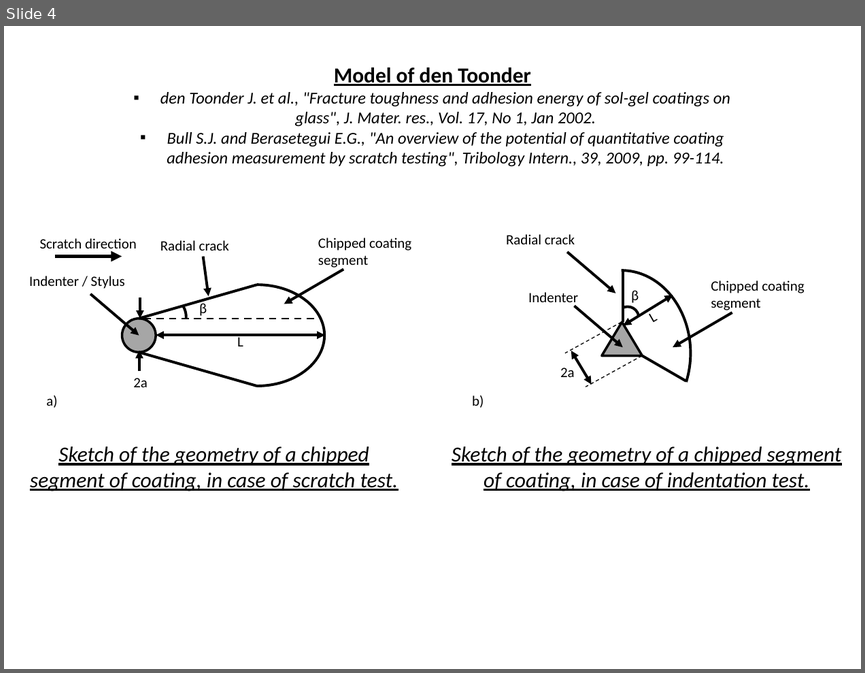
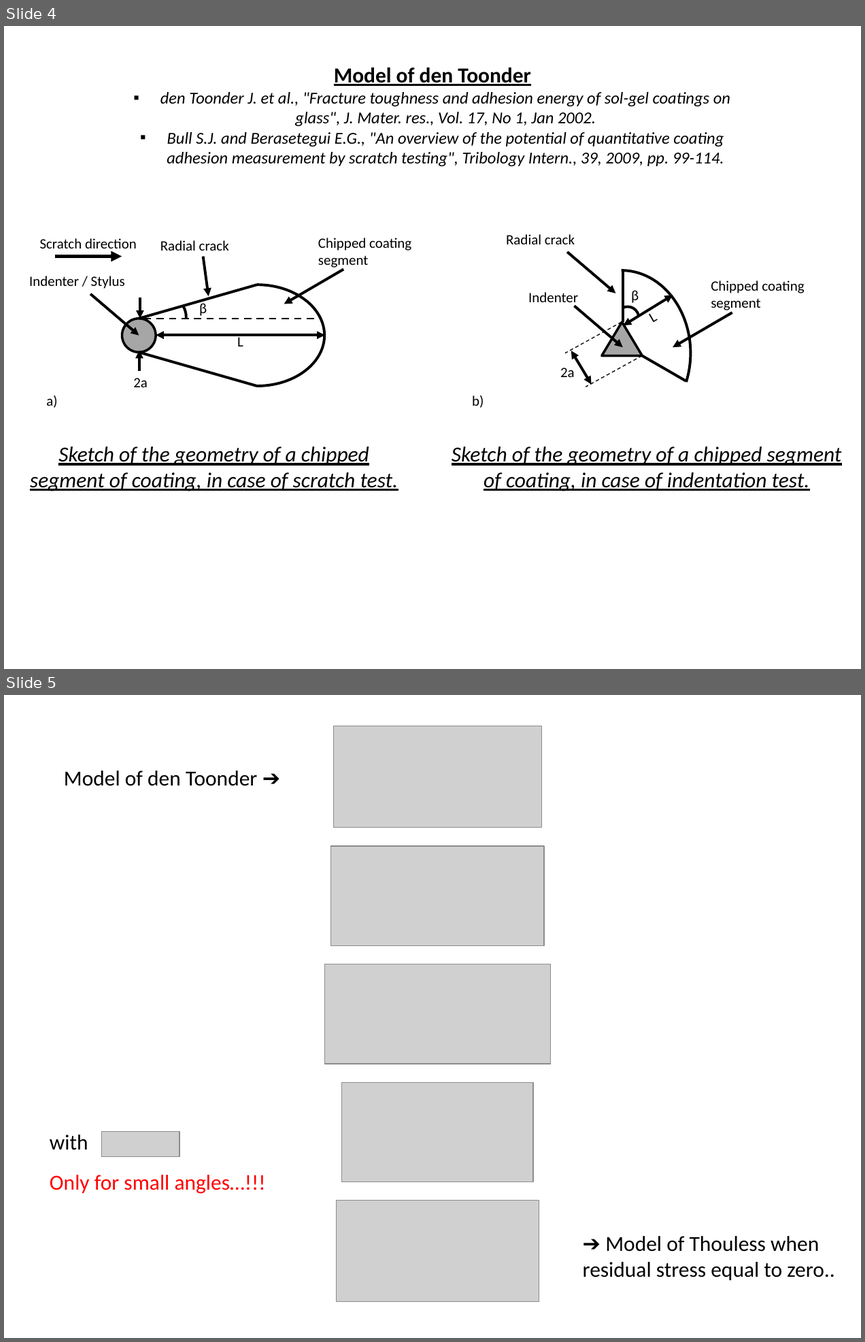
Before and after one commit to DavidMercier/Matlab_functions, a slide deck: mechanicalContact/spallationIndentationScratch/_pictures/Sketches_chippedSegmentGeometry.pptx. Shown one above the other, each under a label of ours: slide 4 before the commit, slides 4 and 5 after it. The pictures are 865x673 and 865x1342 pixels, drawn with LibreOffice and Linux fonts; fonts in the diff are those of the drawing; grey boxes stand for pictures. Boxes give left, top, right and bottom in pixels: in the first picture for what was removed or moved away, otherwise in the second. Text is boxed around its words. In the diff, an @@ line names an element or a change of style, - is before the commit and + after.

```diff
--- a/mechanicalContact/spallationIndentationScratch/_pictures/Sketches_chippedSegmentGeometry.pptx
+++ b/mechanicalContact/spallationIndentationScratch/_pictures/Sketches_chippedSegmentGeometry.pptx
@@ slide 5 added at <box>4,695,861,1338</box>, background #FFFFFF @@
@@ picture added at <box>333,726,541,827</box> @@
@@ text added at <box>64,770,257,786</box>, 18 pt, text #000000 @@
+Model of den Toonder ➔
@@ picture added at <box>331,846,545,945</box> @@
@@ picture added at <box>324,964,550,1064</box> @@
@@ picture added at <box>341,1083,532,1182</box> @@
@@ text added at <box>50,1134,88,1150</box>, 18 pt, text #000000 @@
+with
@@ picture added at <box>102,1131,179,1157</box> @@
@@ text added at <box>50,1174,266,1193</box>, 18 pt, text #FF0000 @@
+Only for small angles…!!!
@@ picture added at <box>337,1200,538,1302</box> @@
@@ text added at <box>583,1236,834,1280</box>, 18 pt, text #000000 @@
+➔ Model of Thouless when residual stress equal to zero..
```
Also in this commit, not shown: 6 other files.
